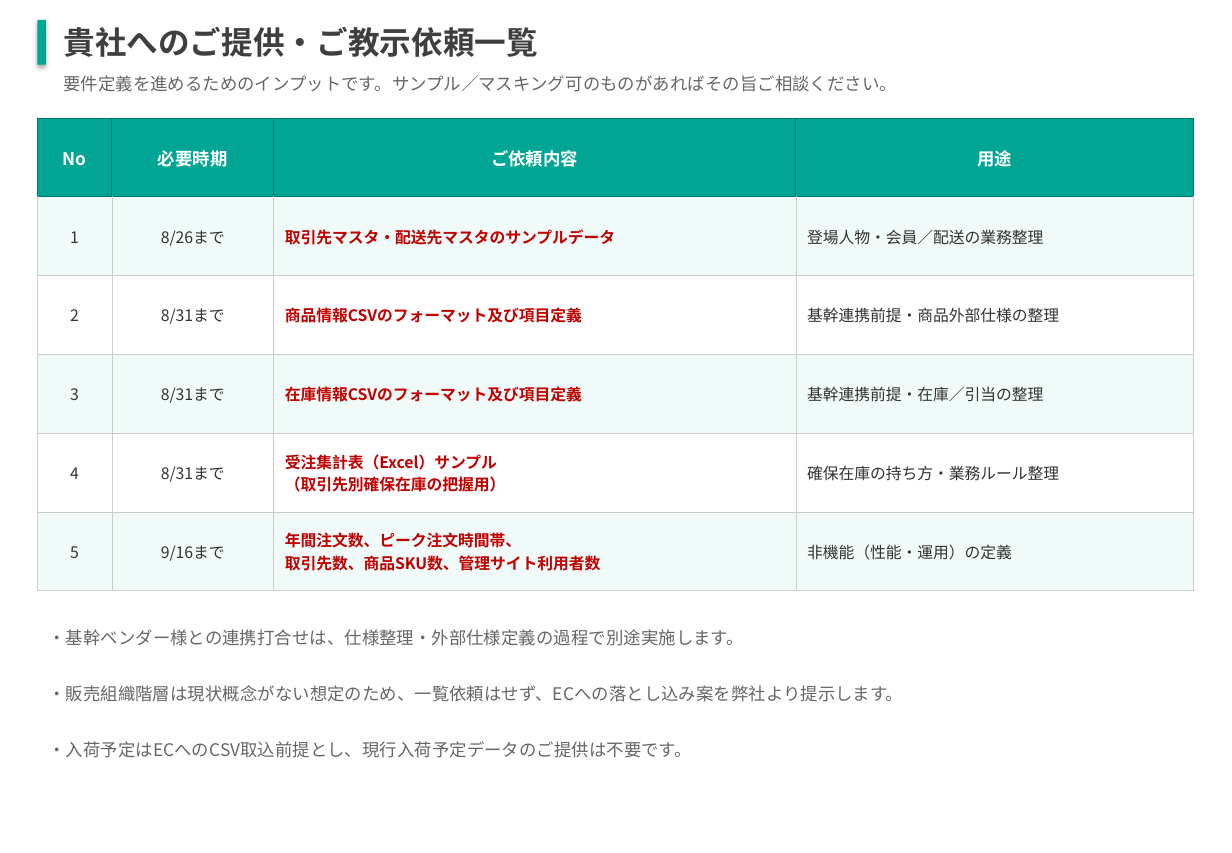
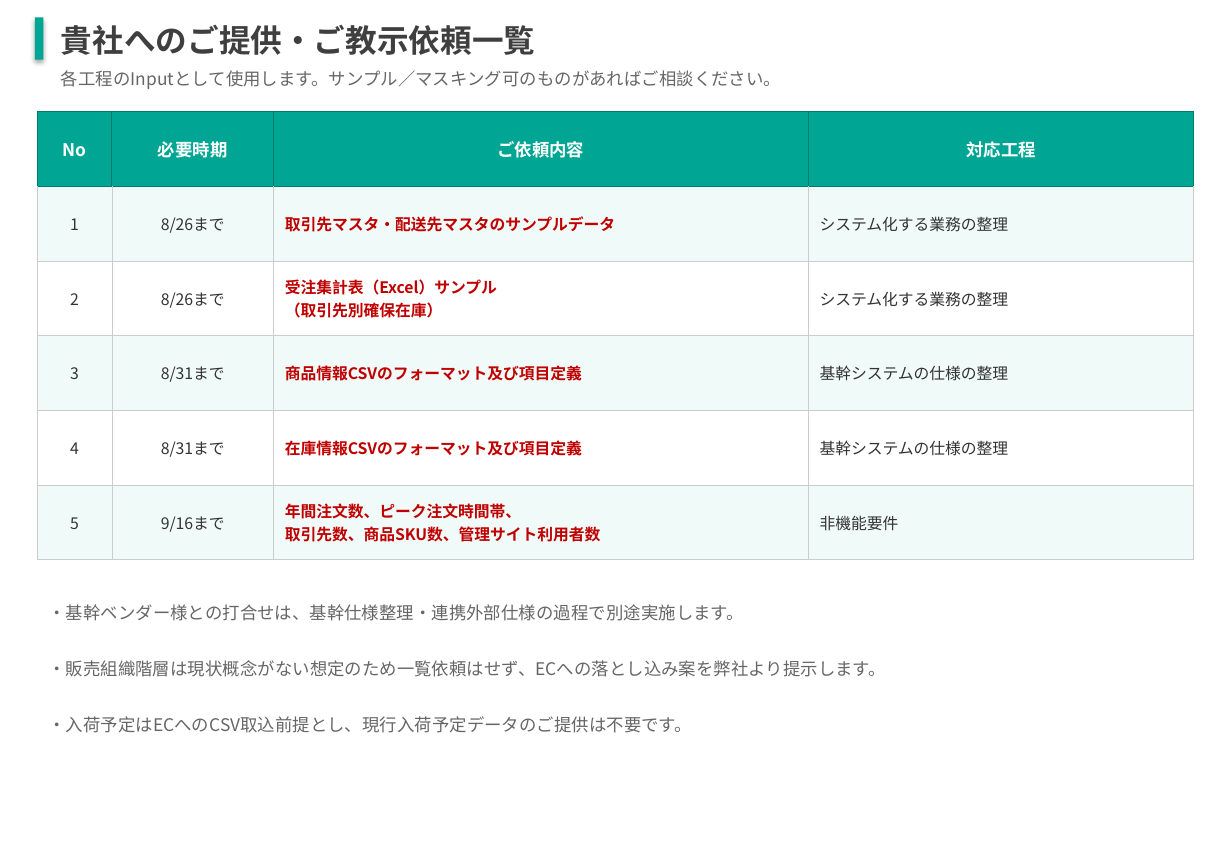
Before and after one commit to kozonoflight/git_tutorial, a slide deck: slide 6 of 要件定義WBS案_20260806.pptx. Drawn at 1232x853 pixels with LibreOffice and Linux fonts; fonts in the diff are those of the drawing. Boxes give left, top, right and bottom in pixels: in the first picture for what was removed or moved away, otherwise in the second. Text is boxed around its words. In the diff, an @@ line names an element or a change of style, - is before the commit and + after.

```diff
--- a/要件定義WBS案_20260806.pptx
+++ b/要件定義WBS案_20260806.pptx
@@ rectangle: place and size @@
-rectangle at [38,19,47,64]
+rectangle at [35,17,44,59]
@@ text at [61,70,781,89]: text changed @@
-要件定義を進めるためのインプットです。サンプル／マスキング可のものがあればその旨ご相談ください。
+各工程のInputとして使用します。サンプル／マスキング可のものがあればご相談ください。
@@ table at [38,111,1194,560] @@
-row 1, column 4: 用途
+row 1, column 4: 対応工程
-row 2, column 4: 登場人物・会員／配送の業務整理
+row 2, column 4: システム化する業務の整理
-row 3: 2 | 8/31まで | 商品情報CSVのフォーマット及び項目定義 | 基幹連携前提・商品外部仕様の整理
+row 3: 2 | 8/26まで | 受注集計表（Excel）サンプル / （取引先別確保在庫） | システム化する業務の整理
-row 4, column 3: 在庫情報CSVのフォーマット及び項目定義
+row 4, column 3: 商品情報CSVのフォーマット及び項目定義
-row 4, column 4: 基幹連携前提・在庫／引当の整理
+row 4, column 4: 基幹システムの仕様の整理
-row 5, column 3: 受注集計表（Excel）サンプル / （取引先別確保在庫の把握用）
+row 5, column 3: 在庫情報CSVのフォーマット及び項目定義
-row 5, column 4: 確保在庫の持ち方・業務ルール整理
+row 5, column 4: 基幹システムの仕様の整理
-row 6, column 4: 非機能（性能・運用）の定義
+row 6, column 4: 非機能要件
@@ table: place and size @@
-table at [38,118,1194,592]
+table at [38,111,1194,560]
@@ text at [48,604,743,621]: text changed @@
-・基幹ベンダー様との連携打合せは、仕様整理・外部仕様定義の過程で別途実施します。
+・基幹ベンダー様との打合せは、基幹仕様整理・連携外部仕様の過程で別途実施します。
@@ text at [48,660,885,677]: text changed @@
-・販売組織階層は現状概念がない想定のため、一覧依頼はせず、ECへの落とし込み案を弊社より提示します。
+・販売組織階層は現状概念がない想定のため一覧依頼はせず、ECへの落とし込み案を弊社より提示します。
@@ text "・入荷予定はECへのCSV取込前提とし、現行入荷予定データのご提供は不要です。": place and size @@
-text "・入荷予定はECへのCSV取込前提とし、現行入荷予定データのご提供は不要です。" at [48,741,691,758]
+text "・入荷予定はECへのCSV取込前提とし、現行入荷予定データのご提供は不要です。" at [48,716,691,733]
```
Also in this commit, not shown: 4 other slides changed, 1 slide added, 1 slide removed.
